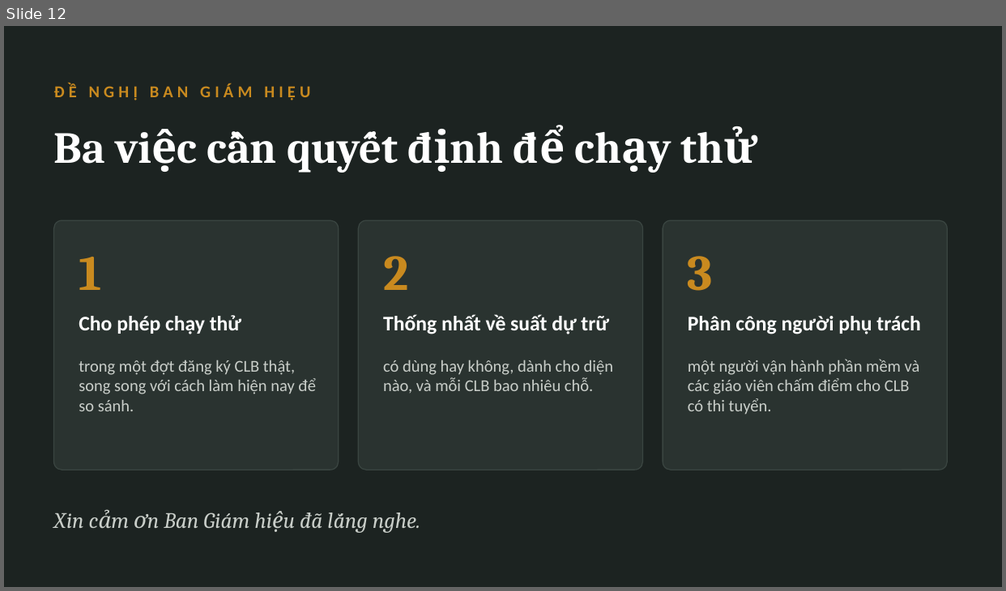
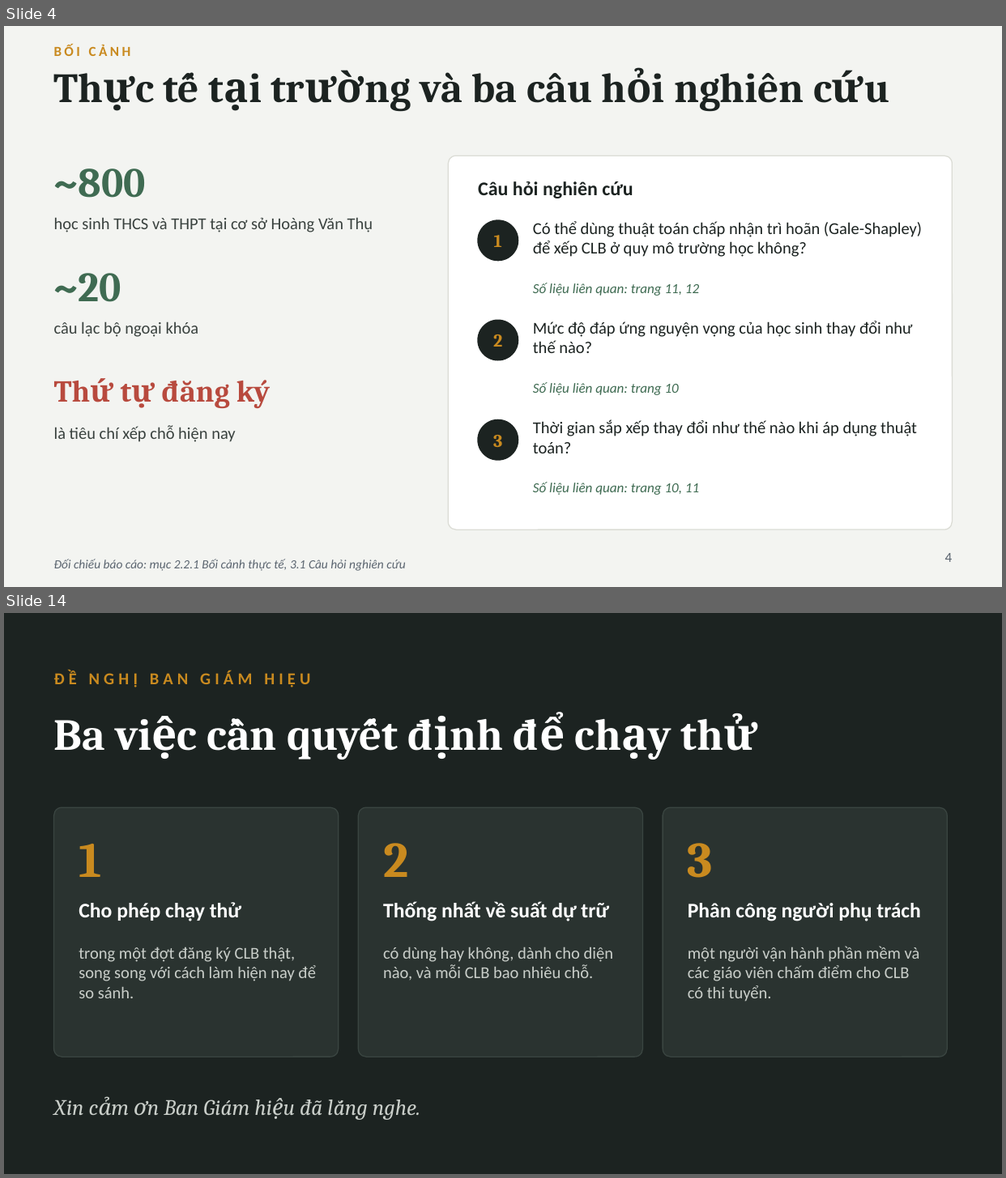
Before and after one commit to nguyenphanvantruong6969-arch/rbda-kiosk, a slide deck: TRINH_BAY_BAN_GIAM_HIEU.pptx. Shown one above the other, each under a label of ours: slide 12 before the commit, slides 4 and 14 after it; the slides between them are not shown. The pictures are 1006x591 and 1006x1178 pixels, drawn with LibreOffice and Linux fonts; fonts in the diff are those of the drawing. Boxes give left, top, right and bottom in pixels: in the first picture for what was removed or moved away, otherwise in the second. Text is boxed around its words. In the diff, an @@ line names an element or a change of style, - is before the commit and + after.

```diff
--- a/TRINH_BAY_BAN_GIAM_HIEU.pptx
+++ b/TRINH_BAY_BAN_GIAM_HIEU.pptx
@@ slide 4 added at (4,26,1002,587), background #F3F4F1 @@
@@ text added at (54,45,131,56), 10 pt, text #C98A1F, bold @@
+BỐI CẢNH
@@ text added at (164,72,804,112), 30 pt, text #1C2321, bold @@
+Thực tế tại trường và ba câu hỏi nghiên cứu
@@ text added at (54,169,147,198), 30 pt, text #3F6B52, bold @@
+~800
@@ rounded rectangle added at (448,156,952,530), fill #FFFFFF, outline #DBDCD5 0.75 pt @@
@@ text added at (478,182,633,199), 14 pt, text #1C2321, bold @@
+Câu hỏi nghiên cứu
@@ text added at (54,217,373,233), 12 pt, text #3A423F @@
+học sinh THCS và THPT tại cơ sở Hoàng Văn Thụ
@@ ellipse added at (478,220,518,261), fill #1C2321, outline #1C2321 1 pt @@
@@ text added at (494,235,502,247), 13 pt, text #C98A1F, bold @@
+1
@@ text added at (533,221,922,257), 12 pt, text #1C2321 @@
+Có thể dùng thuật toán chấp nhận trì hoãn (Gale-Shapley) để xếp CLB ở quy mô trường học không?
@@ text added at (54,273,122,302), 30 pt, text #3F6B52, bold @@
+~20
@@ text added at (533,284,699,296), 10 pt, text #3F6B52, italic @@
+Số liệu liên quan: trang 11, 12
@@ text added at (54,322,199,337), 12 pt, text #3A423F @@
+câu lạc bộ ngoại khóa
@@ ellipse added at (478,320,518,361), fill #1C2321, outline #1C2321 1 pt @@
@@ text added at (493,335,502,347), 13 pt, text #C98A1F, bold @@
+2
@@ text added at (533,321,913,353), 12 pt, text #1C2321 @@
+Mức độ đáp ứng nguyện vọng của học sinh thay đổi như thế nào?
@@ text added at (162,380,270,409), 22 pt, text #B84A3E, bold @@
+Thứ tự đăng ký
@@ text added at (533,383,679,395), 10 pt, text #3F6B52, italic @@
+Số liệu liên quan: trang 10
@@ text added at (54,425,235,442), 12 pt, text #3A423F @@
+là tiêu chí xếp chỗ hiện nay
@@ ellipse added at (478,420,518,460), fill #1C2321, outline #1C2321 1 pt @@
@@ text added at (493,435,502,447), 13 pt, text #C98A1F, bold @@
+3
@@ text added at (533,420,917,454), 12 pt, text #1C2321 @@
+Thời gian sắp xếp thay đổi như thế nào khi áp dụng thuật toán?
@@ text added at (533,483,699,495), 10 pt, text #3F6B52, italic @@
+Số liệu liên quan: trang 10, 11
@@ text added at (54,559,405,571), 9 pt, text #5B6570, italic @@
+Đối chiếu báo cáo: mục 2.2.1 Bối cảnh thực tế, 3.1 Câu hỏi nghiên cứu
@@ text added at (945,553,953,562), 10 pt, text #5B6570 @@
+4
@@ what was slide 12 is now slide 14 @@
```
Also in this commit, not shown: 11 slides changed, 1 other slide added.
